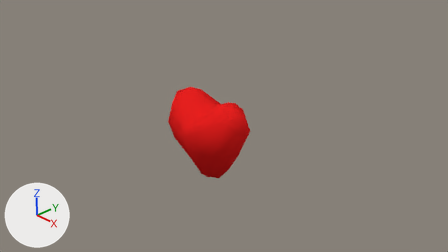
The Blender file Mr Potato Head to the Rescue/Assets/Assets/Models/Heart.blend, before and after one commit.
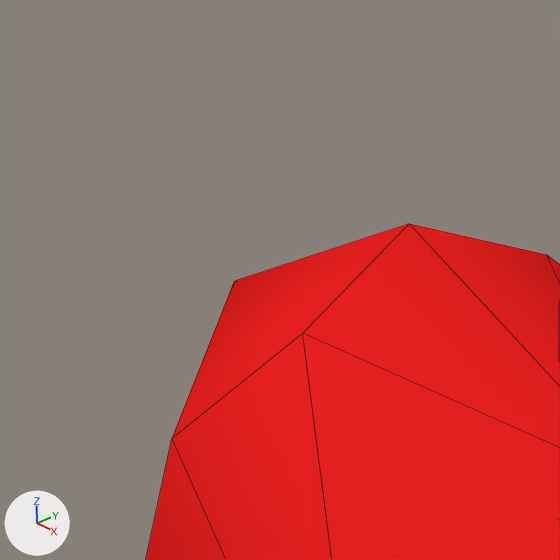
There are two pictures of each version: one from the file's camera 'Camera', one close up on the part from 35% to 45% of the width and 28% to 45% of the height. The axes (+X, +Y, +Z) are drawn at lower left. The lights are the same throughout. The close-ups show mesh edges as thin lines.
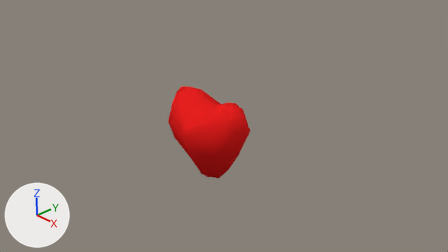
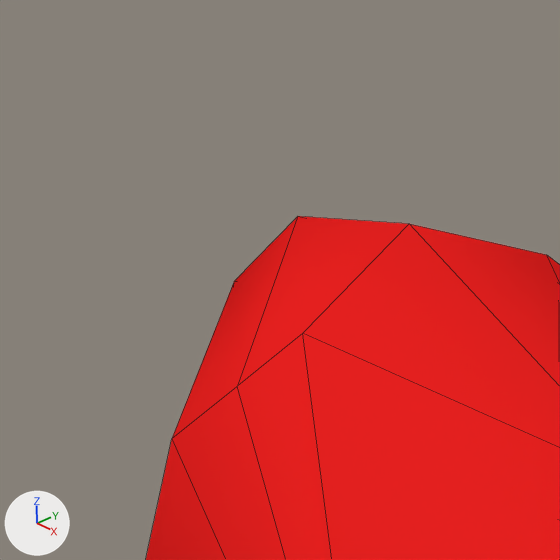
What differs and where, as boxes (x1, y1, x2, y2) in the close-ups (560 x 560 px):
'Sphere', reshaped, modifiers changed: before (146, 224, 560, 560); after (146, 216, 560, 560)
part 1 of me_sphere, built on: before (218, 224, 408, 560); after (218, 216, 560, 560)

What changed in the scene script:
```text
Change me_sphere:
    used by ob_sphere; location = (0.0, 0.0, 0.0)
    remove me_sphere.from_pydata(...)  # 32 vertices, 30 faces; spans x 0.0..1.18, y -0.71..0.66, z -0.93..1.19
    add me_sphere.from_pydata(...)  # 58 vertices, 68 faces; spans x -1.18..1.18, y -0.71..0.66, z -0.93..1.19
    me_sphere part 1
    4 faces are deleted
    26 vertices are added at x -1.18..0.94, y -0.67..0.59, z -0.81..1.19
    42 new faces join them
Change ob_sphere:
    remove _m = ob_sphere.modifiers.new('Mirror', 'MIRROR')
    remove _m.use_clip = True
```
